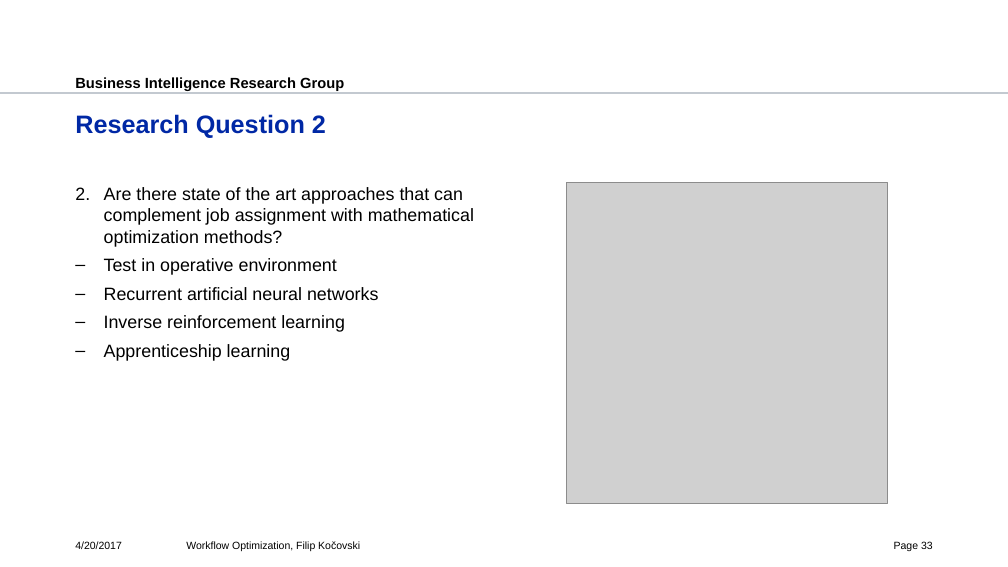
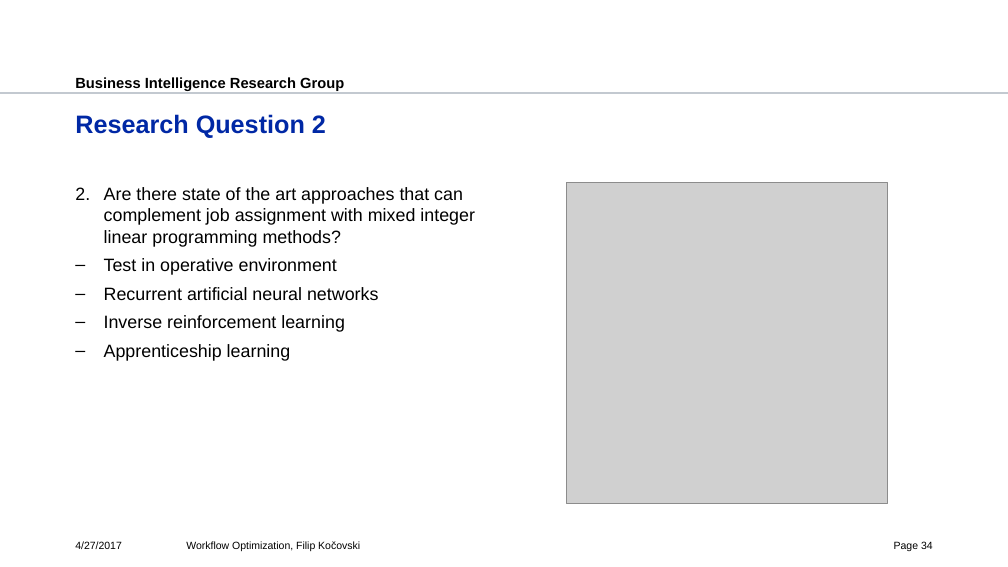
Before and after one commit to fkocovski/mt_presentation, a slide deck: slide 34 of Workflow Optimization.pptx (slide 33 before the commit). Drawn at 1008x567 pixels with LibreOffice and Linux fonts; fonts in the diff are those of the drawing; grey boxes stand for pictures; background and template pictures are left out. Boxes give left, top, right and bottom in pixels: in the first picture for what was removed or moved away, otherwise in the second. Text is boxed around its words. In the diff, an @@ line names an element or a change of style, - is before the commit and + after.

```diff
--- a/Workflow Optimization.pptx
+++ b/Workflow Optimization.pptx
@@ text at [104, 187, 475, 247]: text changed @@
-2. Are there state of the art approaches that can complement job assignment with mathematical optimization methods?
+2. Are there state of the art approaches that can complement job assignment with mixed integer linear programming methods?
@@ text at [75, 541, 122, 549]: text changed @@
-4/20/2017
+4/27/2017
@@ page number at [894, 541, 933, 551]: text changed @@
-Page 33
+Page 34
```
Also in this commit, not shown: 33 other slides changed, 1 slide added.
